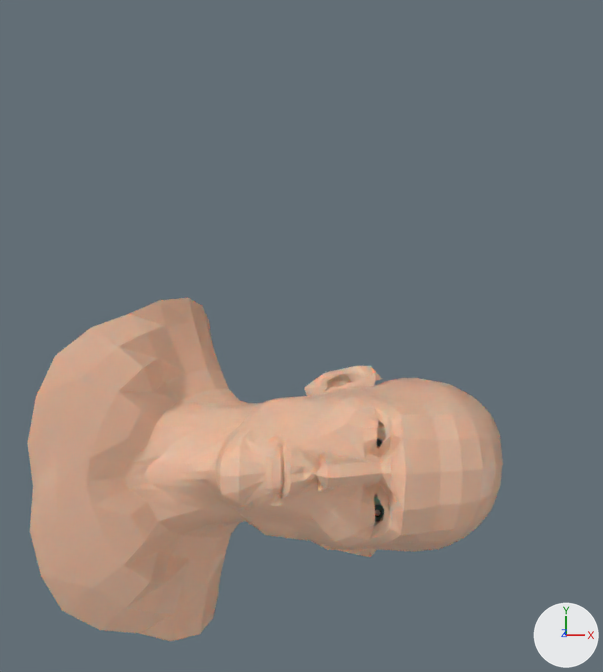
Two versions of the Blender file face.blend, one commit apart.
Rendered twice from a camera (50 mm lens) standing at (-0.03, 0.34, 5.91) and looking at (-0.51, 0.93, -0.4). The axes (+X, +Y, +Z) are drawn at lower right. The lights are the same throughout.

The scene before the commit, as lines of its bpy script (objects in view):
```python
me_eyes_m = bpy.data.meshes.new('Eyes_m')
me_eyes_m.from_pydata(...)  # 1171 vertices, 1185 faces; spans x -0.0148..0.0148, y -0.0148..0.0148, z -0.0148..0.0157
me_eyes_m.polygons.foreach_set('use_smooth', [True] * 1185)
# faces by material slot: [545, 640]
me_eyes_m.materials.append(mat_eyes)
me_eyes_m.materials.append(mat_glass)
me_head_001 = bpy.data.meshes.new('Head.001')
me_head_001.from_pydata(...)  # 1164 vertices, 1149 faces; spans x -0.256..0.056, y -0.238..0.02, z -0.1..0.292
me_head_001.materials.append(mat_material_002)  # beige #e6bba0
ob_eyes_m = bpy.data.objects.new('Eyes_m', me_eyes_m)
ob_eyes_m.parent = ob_tracker28
ob_eyes_m.matrix_parent_inverse = Matrix(((1.0, 0.0, 0.0, 0.1), (0.0, 1.0, 0.0, 0.1), (0.0, 0.0, 1.0, 0.0), (0.0, 0.0, 0.0, 1.0)))
ob_eyes_m.location = (-0.126, -0.275, 0.167)
ob_eyes_m.rotation_euler = (1.567, -0.0717, -0.00549)  # degrees (90, -4.1, -0.3)
_m = ob_eyes_m.modifiers.new('Bevel', 'BEVEL')
_m.width = 0.0002
_m.width_pct = 0.0002
_m.segments = 2
_m.limit_method = 'WEIGHT'
_m = ob_eyes_m.modifiers.new('Subdivision', 'SUBSURF')
_m.levels = 2
_m = ob_eyes_m.modifiers.new('Mirror', 'MIRROR')
_m.mirror_object = ob_tracker28
ob_head = bpy.data.objects.new('Head', me_head_001)
ob_head.parent = ob_tracker28
ob_head.matrix_parent_inverse = Matrix(((1.0, 0.0, 0.0, 0.1), (0.0, 1.0, 0.0, 0.1), (0.0, 0.0, 1.0, 0.0), (0.0, 0.0, 0.0, 1.0)))
ob_head.location = (-0.00592, -0.1, -0.00787)
ob_tracker28 = bpy.data.objects.new('Tracker28', None)
ob_tracker28.location = (-1.642, -0.122, -1.988)
ob_tracker28.rotation_euler = (-23.64, -3.196, 1.607)  # degrees (86, -183, 92)
ob_tracker28.scale = (9.27, 9.27, 9.27)
```
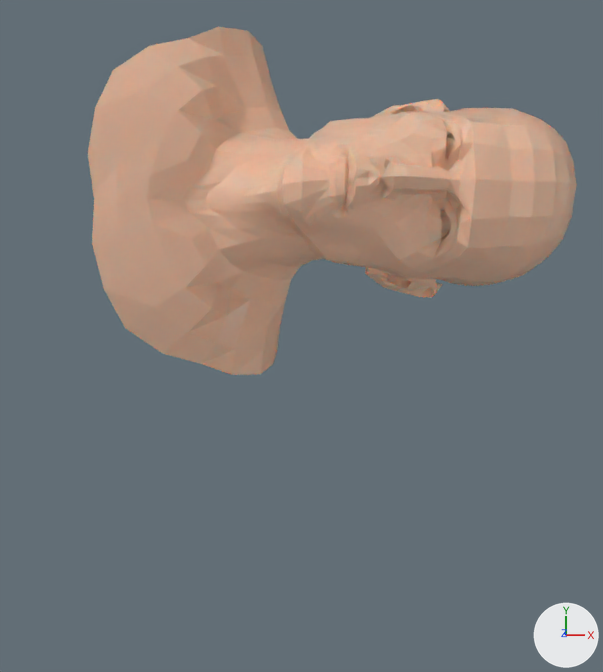
ob_tracker28 is not drawn itself; it is the parent of ob_eyes_m, ob_head.

Edits to the bpy script that builds the scene:
```text
Remove ob_tracker28:
    ob_tracker28 = bpy.data.objects.new('Tracker28', None)
    ob_tracker28.location = (-1.642, -0.122, -1.988)
    ob_tracker28.rotation_euler = (-23.64, -3.196, 1.607)  # degrees (86, -183, 92)
    ob_tracker28.scale = (9.27, 9.27, 9.27)
Remove ob_eyes_m:
    ob_eyes_m = bpy.data.objects.new('Eyes_m', me_eyes_m)
    ob_eyes_m.parent = ob_tracker28
    ob_eyes_m.matrix_parent_inverse = Matrix(((1.0, 0.0, 0.0, 0.1), (0.0, 1.0, 0.0, 0.1), (0.0, 0.0, 1.0, 0.0), (0.0, 0.0, 0.0, 1.0)))
    ob_eyes_m.location = (-0.126, -0.275, 0.167)
    ob_eyes_m.rotation_euler = (1.567, -0.0717, -0.00549)  # degrees (90, -4.1, -0.3)
    _m = ob_eyes_m.modifiers.new('Bevel', 'BEVEL')
    _m.width = 0.0002
    _m.width_pct = 0.0002
    _m.segments = 2
    _m.limit_method = 'WEIGHT'
    _m = ob_eyes_m.modifiers.new('Subdivision', 'SUBSURF')
    _m.levels = 2
    _m = ob_eyes_m.modifiers.new('Mirror', 'MIRROR')
    _m.mirror_object = ob_tracker28
Change ob_head:
    remove ob_head.parent = ob_tracker28
    remove ob_head.matrix_parent_inverse = Matrix(((1.0, 0.0, 0.0, 0.1), (0.0, 1.0, 0.0, 0.1), (0.0, 0.0, 1.0, 0.0), (0.0, 0.0, 0.0, 1.0)))
    ob_head.location: (-0.00592, -0.1, -0.00787) -> (-0.927, 1.14, -0.55)
    ob_head.rotation_euler: (0.0, 0.0, 0.0) -> (-1.586, 0.171, -1.552)  # degrees (0, 0, 0) -> degrees (-91, 10, -89)
    ob_head.scale: (1.0, 1.0, 1.0) -> (7.72, 7.72, 7.72)
```

What differs and where, as boxes [x1, y1, x2, y2] in the pictures (603 x 672 px):
'Head', moved, turned, rescaled: before [27, 298, 503, 641]; after [87, 27, 577, 375]
'Eyes_m', deleted: before [374, 436, 384, 526]
